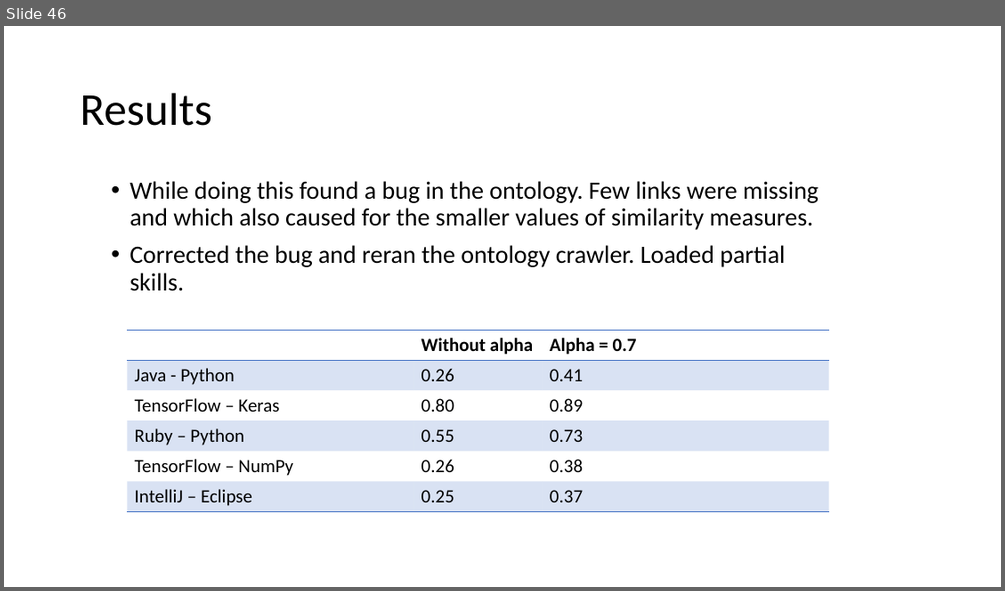
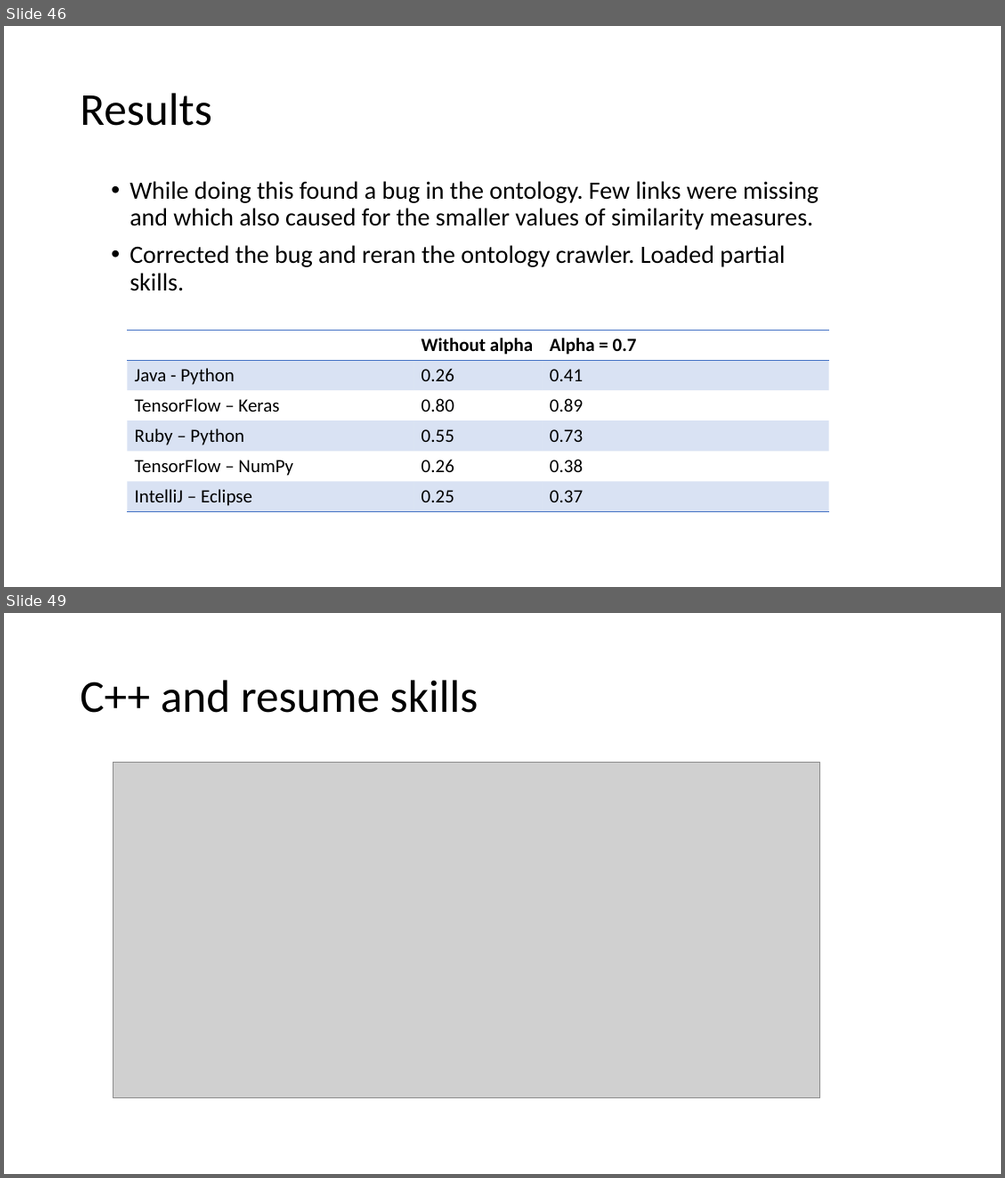
Before and after one commit to yeshbash/CS297, a slide deck: CS297-2.pptx. Shown one above the other, each under a label of ours: slide 46 before the commit, slides 46 and 49 after it; the slides between them are not shown. The pictures are 1005x591 and 1005x1178 pixels, drawn with LibreOffice and Linux fonts; fonts in the diff are those of the drawing; grey boxes stand for pictures. Boxes give left, top, right and bottom in pixels: in the first picture for what was removed or moved away, otherwise in the second. Text is boxed around its words. In the diff, an @@ line names an element or a change of style, - is before the commit and + after.

Commit message:
weighted avergage of skill similairty

```diff
--- a/CS297-2.pptx
+++ b/CS297-2.pptx
@@ slide 49 added at (x1=4, y1=613, x2=1001, y2=1174), background #FFFFFF @@
@@ title added at (x1=80, y1=680, x2=478, y2=713), 44 pt, text #000000 @@
+C++ and resume skills
@@ picture added at (x1=113, y1=763, x2=821, y2=1097) @@
```
Also in this commit, not shown: 5 other slides added, 2 other files.
